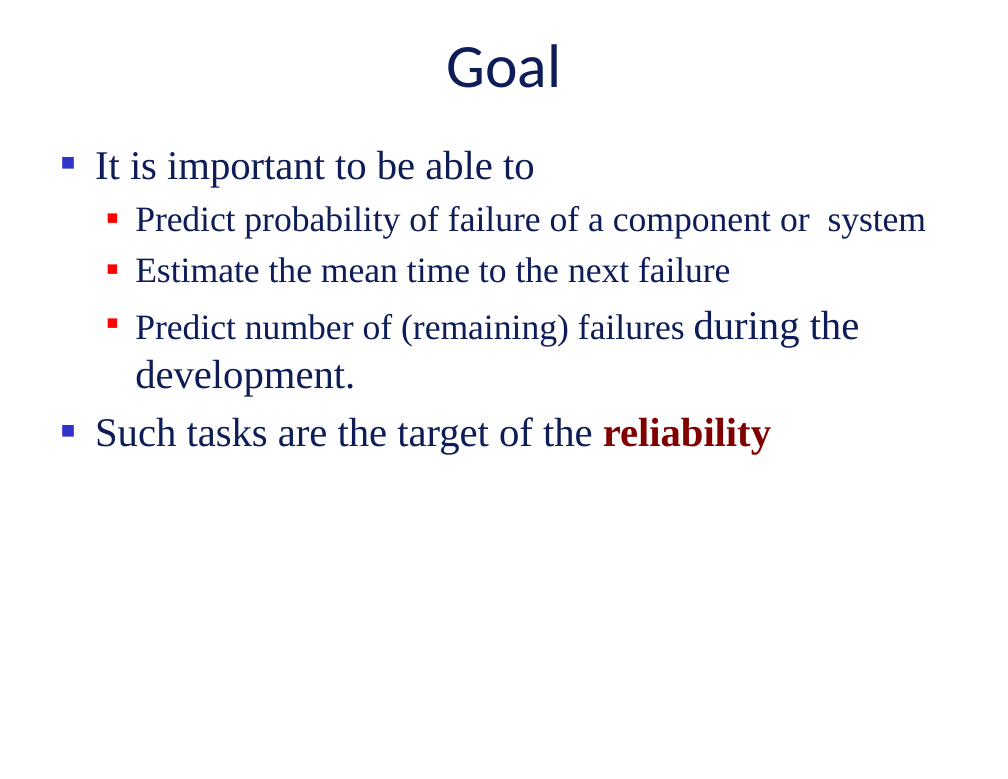
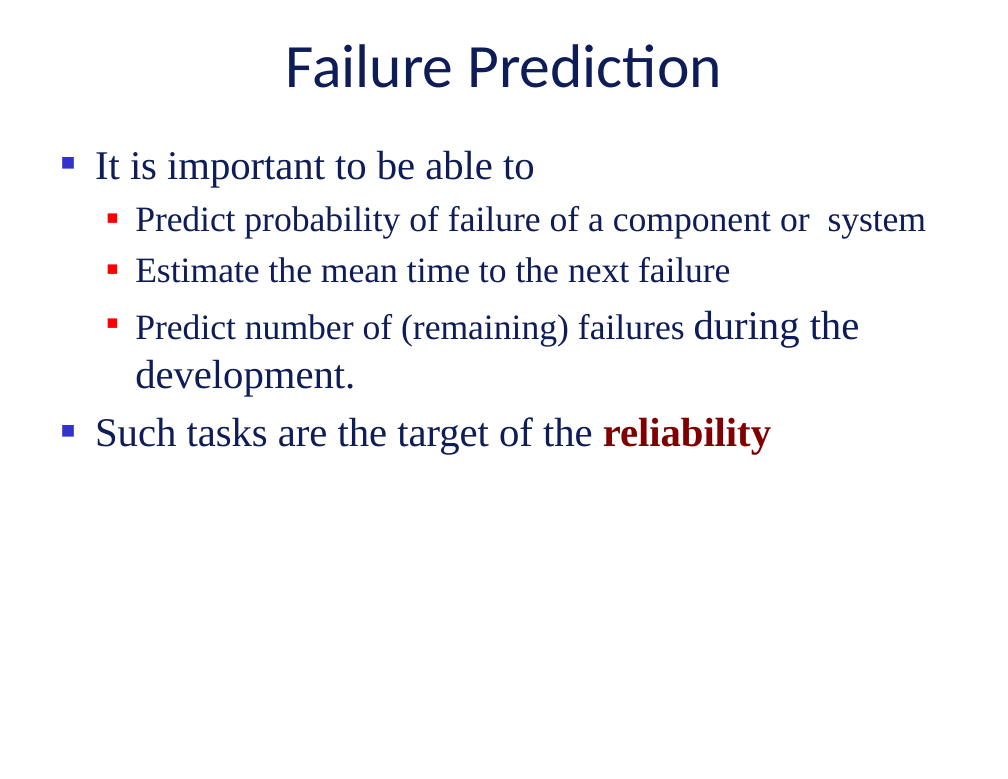
Before and after one commit to vu-resilient-distributed-systems/lectures-fall-2019, a slide deck: slide 3 of Module-3-reliability/02_02-reliabilityConcepts-2.pptx (slide 2 before the commit). Drawn at 1008x779 pixels with LibreOffice and Linux fonts; fonts in the diff are those of the drawing; background and template pictures are left out. Boxes give left, top, right and bottom in pixels: in the first picture for what was removed or moved away, otherwise in the second. Text is boxed around its words. In the diff, an @@ line names an element or a change of style, - is before the commit and + after.

```diff
--- a/Module-3-reliability/02_02-reliabilityConcepts-2.pptx
+++ b/Module-3-reliability/02_02-reliabilityConcepts-2.pptx
@@ title at (x1=286, y1=44, x2=722, y2=88): text changed @@
-Goal
+Failure Prediction
```
Also in this commit, not shown: 7 other slides changed, 4 slides added, 1 slide removed.
